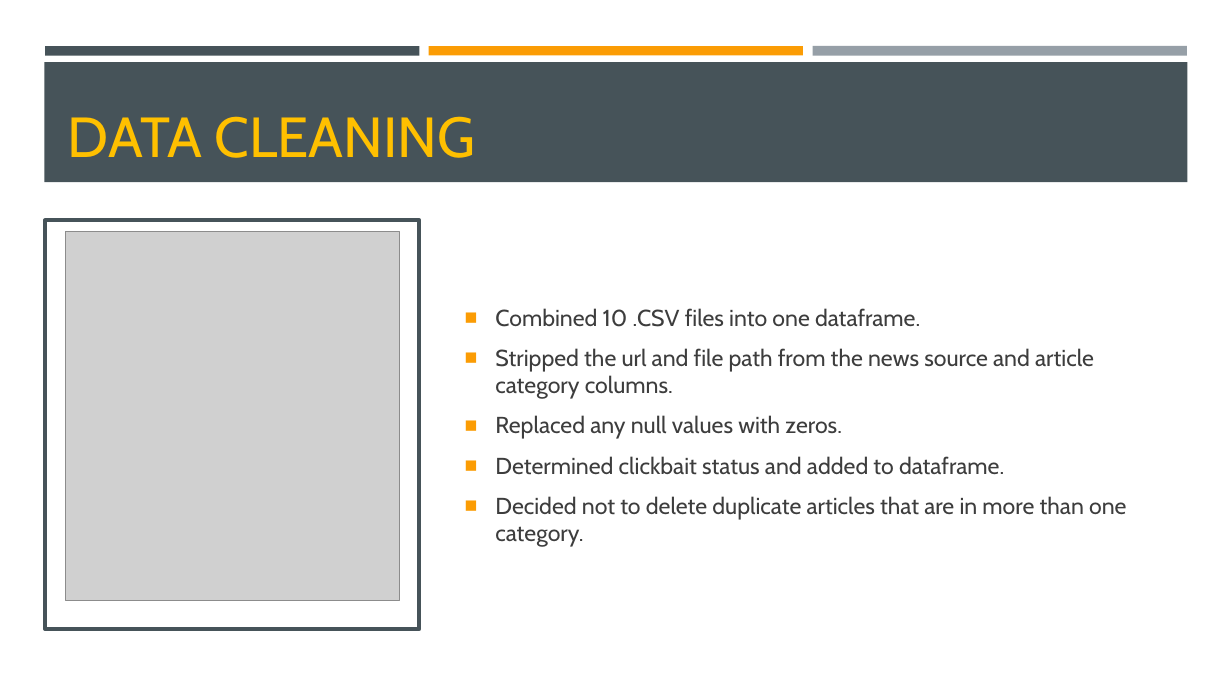
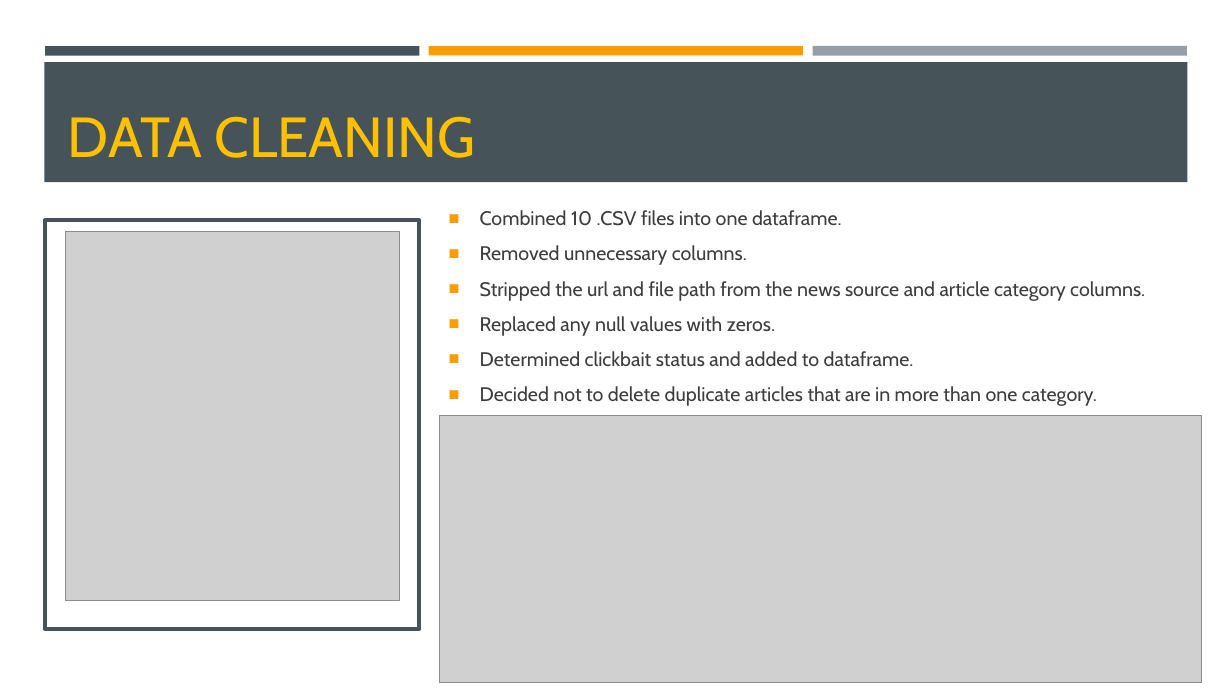
Before and after one commit to jakehtaylor/Classifying-Clickbait-Headlines, a slide deck: slide 5 of Group 9 - Facebook News Article Analysis.pptx (slide 4 before the commit). Drawn at 1232x693 pixels with LibreOffice and Linux fonts; fonts in the diff are those of the drawing; grey boxes stand for pictures. Boxes give left, top, right and bottom in pixels: in the first picture for what was removed or moved away, otherwise in the second. Text is boxed around its words. In the diff, an @@ line names an element or a change of style, - is before the commit and + after.

```diff
--- a/Group 9 - Facebook News Article Analysis.pptx
+++ b/Group 9 - Facebook News Article Analysis.pptx
@@ text "Combined 10 .CSV files into ...": place and size @@
-text "Combined 10 .CSV files into ..." at <box>495,308,1126,547</box>
+text "Combined 10 .CSV files into ..." at <box>480,210,1145,406</box>
@@ text at <box>480,210,1145,406</box>: size 18 to 15.3 pt @@
@@ text at <box>480,245,747,265</box>: paragraph added @@
+■ Removed unnecessary columns.
@@ picture added at <box>440,416,1202,683</box> @@
```
Also in this commit, not shown: 6 other slides changed, 2 slides added, 1 slide removed, 19 other files.
